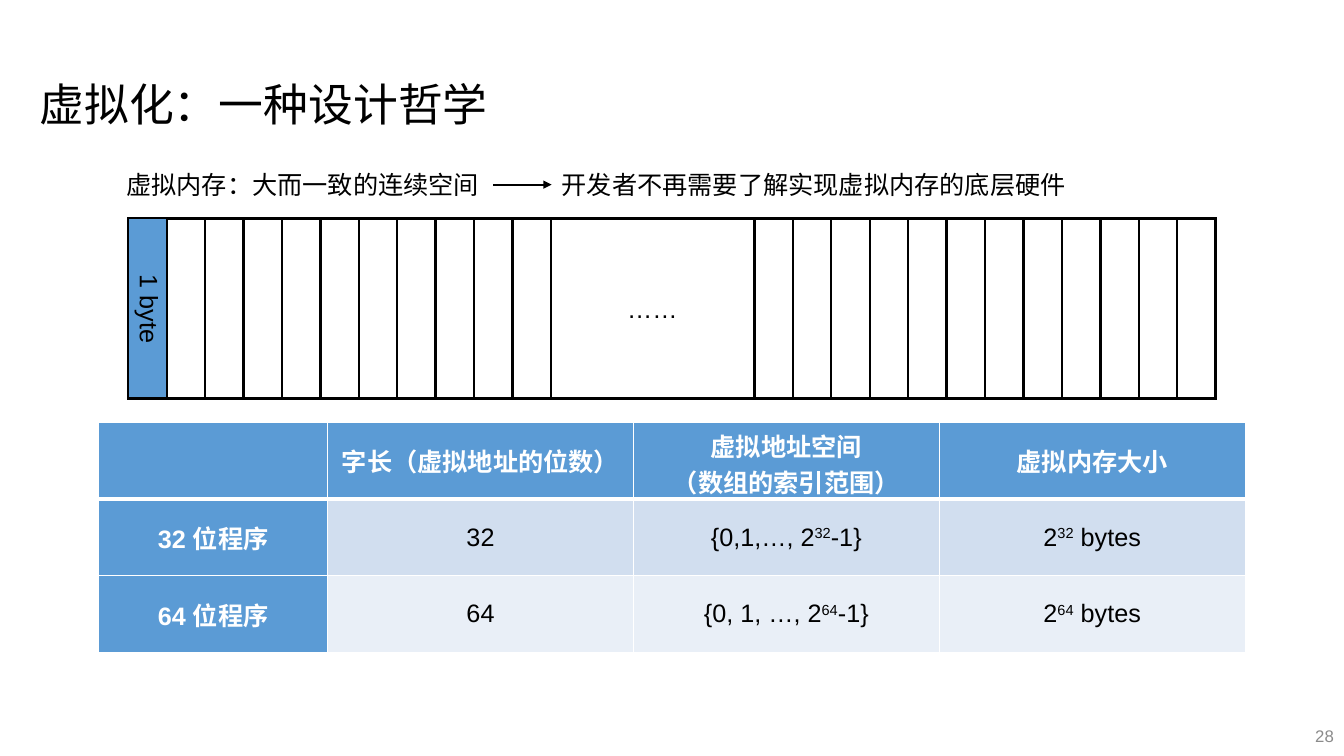
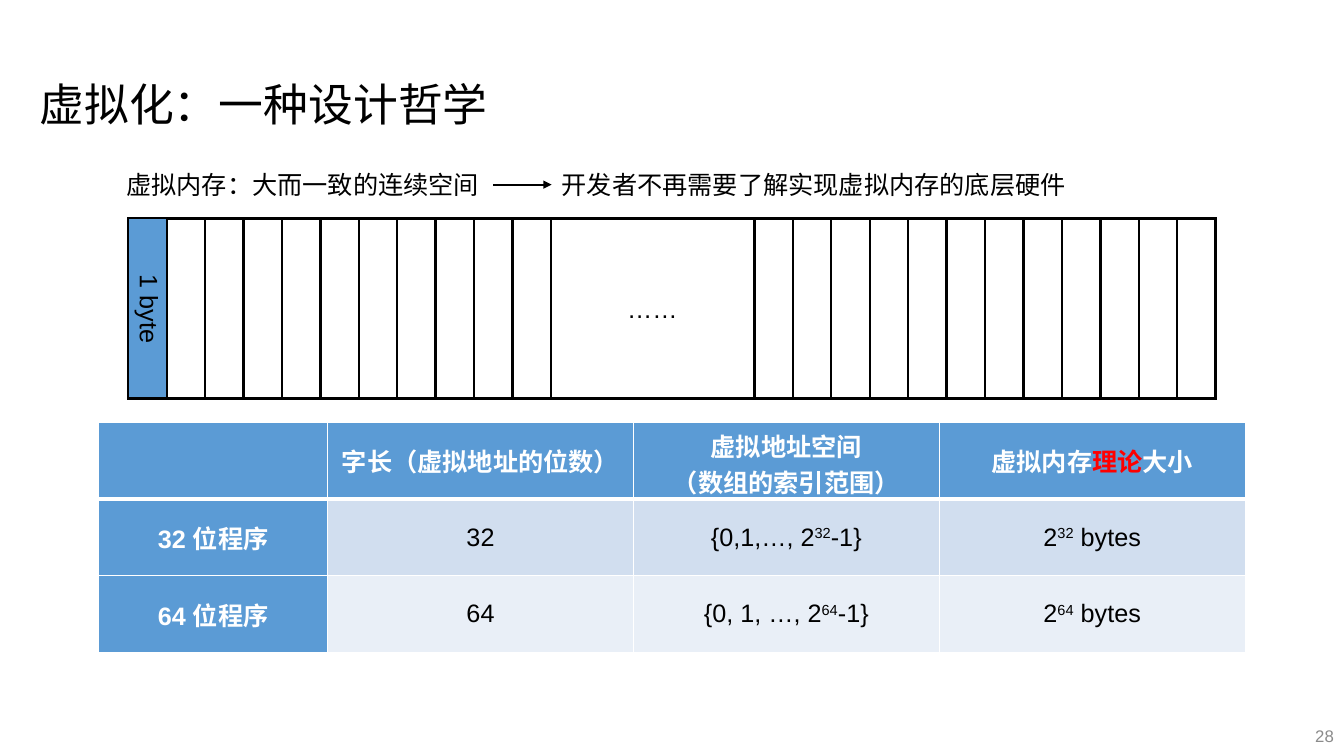
Before and after one commit to vwOvOwv/ICS-2026-Fall-TA, a slide deck: slide 28 of 02-Data.pptx. Drawn at 1344x756 pixels with LibreOffice and Linux fonts; fonts in the diff are those of the drawing; grey boxes stand for pictures. Boxes give left, top, right and bottom in pixels: in the first picture for what was removed or moved away, otherwise in the second. Text is boxed around its words. In the diff, an @@ line names an element or a change of style, - is before the commit and + after.

```diff
--- a/02-Data.pptx
+++ b/02-Data.pptx
@@ table at (99, 422, 1244, 652) @@
-row 1, column 4: 虚拟内存大小
+row 1, column 4: 虚拟内存理论大小
```
Also in this commit, not shown: 13 other slides changed.
